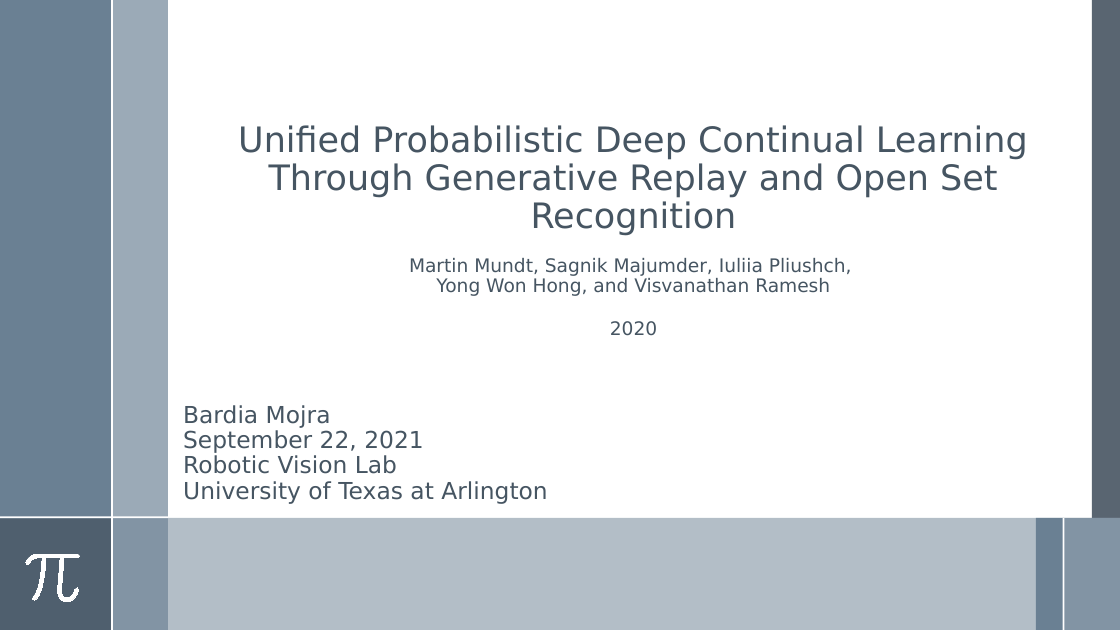
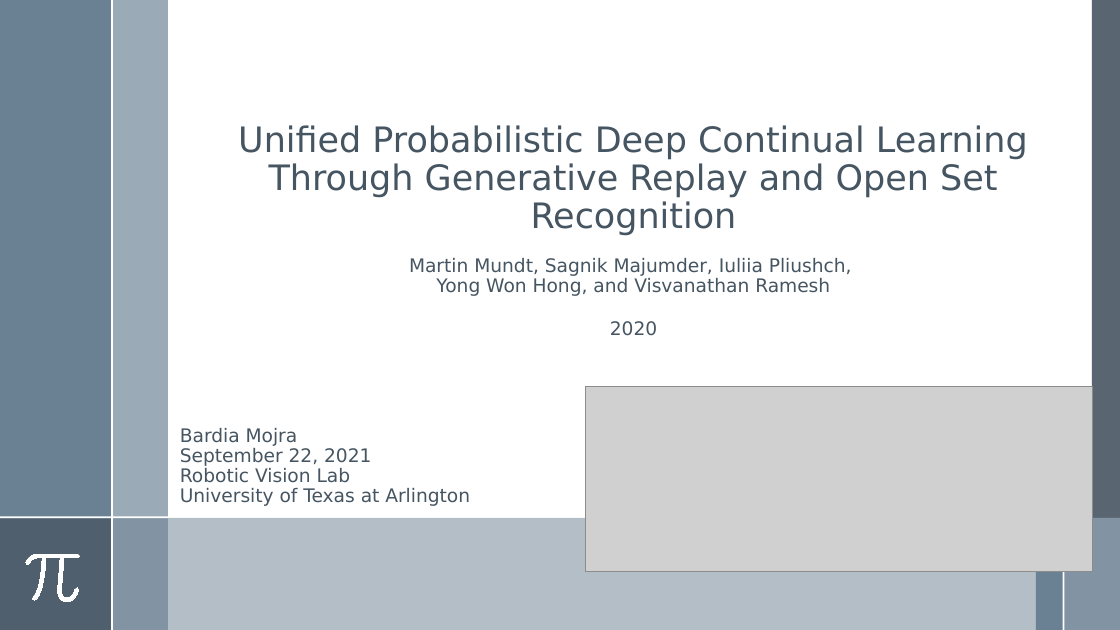
Before and after one commit to BardiaMojra/presentations, a slide deck: slide 1 of unified_probabilistic_deep_continual_learning_through_generative_replay_and_open_set_recognition/presentation.odp. Drawn at 1120x630 pixels with LibreOffice and Linux fonts; fonts in the diff are those of the drawing; grey boxes stand for pictures. Boxes give left, top, right and bottom in pixels: in the first picture for what was removed or moved away, otherwise in the second. Text is boxed around its words. In the diff, an @@ line names an element or a change of style, - is before the commit and + after.

```diff
--- a/unified_probabilistic_deep_continual_learning_through_generative_replay_and_open_set_recognition/presentation.odp
+++ b/unified_probabilistic_deep_continual_learning_through_generative_replay_and_open_set_recognition/presentation.odp
@@ picture added at (586,386,1092,571) @@
@@ text "Bardia Mojra": place and size @@
-text "Bardia Mojra" at (183,405,547,504)
+text "Bardia Mojra" at (180,428,470,506)
@@ text "Bardia Mojra" at (180,428,470,506): size 20 to 16 pt @@
```
Also in this commit, not shown: 4 other slides changed, 3 slides added, 1 slide removed, 1 other file.
